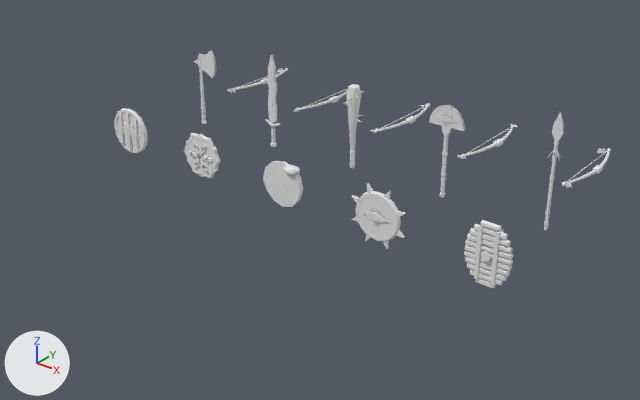
The glTF model assets/epiphany/armas_guerreros.glb, before and after one commit.
Rendered twice from a 50 mm lens placed at (13.23, -14.53, 6.46), pointed at (4.11, -3.12, -0.61). The lights are fixed; the arrows at lower left show +X, +Y and +Z. The picture after the commit comes second.

The older version as bpy lines, for what is in view:
```python
ob_arma_quenoa = bpy.data.objects.new('arma_quenoa', me_arma_quenoa)
ob_arma_quenoa.location = (4.0, -2.0, 0.0)
ob_escudo_chullpa = bpy.data.objects.new('escudo_chullpa', me_escudo_chullpa)
ob_escudo_chullpa.location = (0.0, -4.0, 0.0)
ob_escudo_cumbre = bpy.data.objects.new('escudo_cumbre', me_escudo_cumbre)
ob_escudo_cumbre.location = (2.0, -4.0, 0.0)
ob_escudo_quenoa = bpy.data.objects.new('escudo_quenoa', me_escudo_quenoa)
ob_escudo_quenoa.location = (4.0, -4.0, 0.0)
ob_escudo_templo = bpy.data.objects.new('escudo_templo', me_escudo_templo)
ob_escudo_templo.location = (6.0, -4.0, 0.0)
ob_escudo_totora = bpy.data.objects.new('escudo_totora', me_escudo_totora)
ob_escudo_totora.location = (8.0, -4.0, 0.0)
# also in view: 'arma_cumbre' at (2.0, -2.0, 0.49); 'arma_templo' at (6.0, -2.0, 0.46); 'arma_totora' at (8.0, -2.01, 0.63)
```
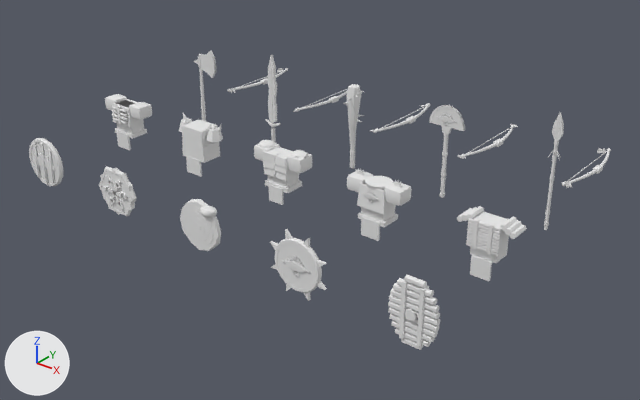
Location of each change, (x1, y1, x2, y2) in pixels of the pictures (640 x 400 px):
'escudo_totora', moved
    before: (464, 220, 513, 288)
    after: (388, 274, 440, 350)
'escudo_templo', moved
    before: (351, 183, 405, 249)
    after: (270, 229, 327, 301)
'escudo_quenoa', moved
    before: (263, 161, 303, 207)
    after: (180, 199, 221, 251)
'armadura_totora', added
    after: (457, 206, 527, 281)
'armadura_templo', added
    after: (347, 168, 412, 241)
'escudo_cumbre', moved
    before: (184, 133, 221, 178)
    after: (99, 167, 137, 216)
'escudo_chullpa', moved
    before: (114, 108, 148, 153)
    after: (29, 138, 63, 186)
'armadura_quenoa', added
    after: (254, 140, 312, 205)
'armadura_cumbre', added
    after: (179, 113, 223, 177)
'armadura_chullpa', added
    after: (105, 94, 152, 150)

The change, as a diff of the scene's bpy script:
```diff
--- a/assets/epiphany/armas_guerreros.glb.py
+++ b/assets/epiphany/armas_guerreros.glb.py
@@ me_armadura_totora @@
+me_armadura_totora.from_pydata(...)  # 212 vertices, 348 faces; spans x -0.48..0.48, y -0.24..0.17, z -0.3..0.643
+me_armadura_totora.materials.append(mat_paleta)  # white #e7e7e7
@@ me_armadura_templo @@
+me_armadura_templo.from_pydata(...)  # 825 vertices, 1510 faces; spans x -0.53..0.53, y -0.247..0.22, z -0.3..0.74
+me_armadura_templo.materials.append(mat_paleta)  # white #e7e7e7
@@ me_armadura_quenoa @@
+me_armadura_quenoa.from_pydata(...)  # 268 vertices, 484 faces; spans x -0.53..0.53, y -0.238..0.19, z -0.28..0.708
+me_armadura_quenoa.materials.append(mat_paleta)  # white #e7e7e7
@@ me_armadura_cumbre @@
+me_armadura_cumbre.from_pydata(...)  # 144 vertices, 220 faces; spans x -0.52..0.52, y -0.23..0.2, z -0.3..0.73
+me_armadura_cumbre.materials.append(mat_paleta)  # white #e7e7e7
@@ me_armadura_chullpa @@
+me_armadura_chullpa.from_pydata(...)  # 344 vertices, 628 faces; spans x -0.53..0.53, y -0.26..0.19, z -0.3..0.64
+me_armadura_chullpa.materials.append(mat_paleta)  # white #e7e7e7
@@ ob_escudo_chullpa @@
 ob_escudo_chullpa = bpy.data.objects.new('escudo_chullpa', me_escudo_chullpa)
-ob_escudo_chullpa.location = (0.0, -4.0, 0.0)
+ob_escudo_chullpa.location = (0.0, -6.0, 0.0)
@@ ob_escudo_cumbre @@
 ob_escudo_cumbre = bpy.data.objects.new('escudo_cumbre', me_escudo_cumbre)
-ob_escudo_cumbre.location = (2.0, -4.0, 0.0)
+ob_escudo_cumbre.location = (2.0, -6.0, 0.0)
@@ ob_escudo_quenoa @@
 ob_escudo_quenoa = bpy.data.objects.new('escudo_quenoa', me_escudo_quenoa)
-ob_escudo_quenoa.location = (4.0, -4.0, 0.0)
+ob_escudo_quenoa.location = (4.0, -6.0, 0.0)
@@ ob_escudo_templo @@
 ob_escudo_templo = bpy.data.objects.new('escudo_templo', me_escudo_templo)
-ob_escudo_templo.location = (6.0, -4.0, 0.0)
+ob_escudo_templo.location = (6.0, -6.0, 0.0)
@@ ob_escudo_totora @@
 ob_escudo_totora = bpy.data.objects.new('escudo_totora', me_escudo_totora)
-ob_escudo_totora.location = (8.0, -4.0, 0.0)
+ob_escudo_totora.location = (8.0, -6.0, 0.0)
@@ ob_armadura_totora @@
+ob_armadura_totora = bpy.data.objects.new('armadura_totora', me_armadura_totora)
+ob_armadura_totora.location = (8.0, -4.0, 0.0)
@@ ob_armadura_templo @@
+ob_armadura_templo = bpy.data.objects.new('armadura_templo', me_armadura_templo)
+ob_armadura_templo.location = (6.0, -4.0, 0.0)
@@ ob_armadura_quenoa @@
+ob_armadura_quenoa = bpy.data.objects.new('armadura_quenoa', me_armadura_quenoa)
+ob_armadura_quenoa.location = (4.0, -4.0, 0.0)
@@ ob_armadura_cumbre @@
+ob_armadura_cumbre = bpy.data.objects.new('armadura_cumbre', me_armadura_cumbre)
+ob_armadura_cumbre.location = (2.0, -4.0, 0.0)
@@ ob_armadura_chullpa @@
+ob_armadura_chullpa = bpy.data.objects.new('armadura_chullpa', me_armadura_chullpa)
+ob_armadura_chullpa.location = (0.0, -4.0, 0.0)
```
